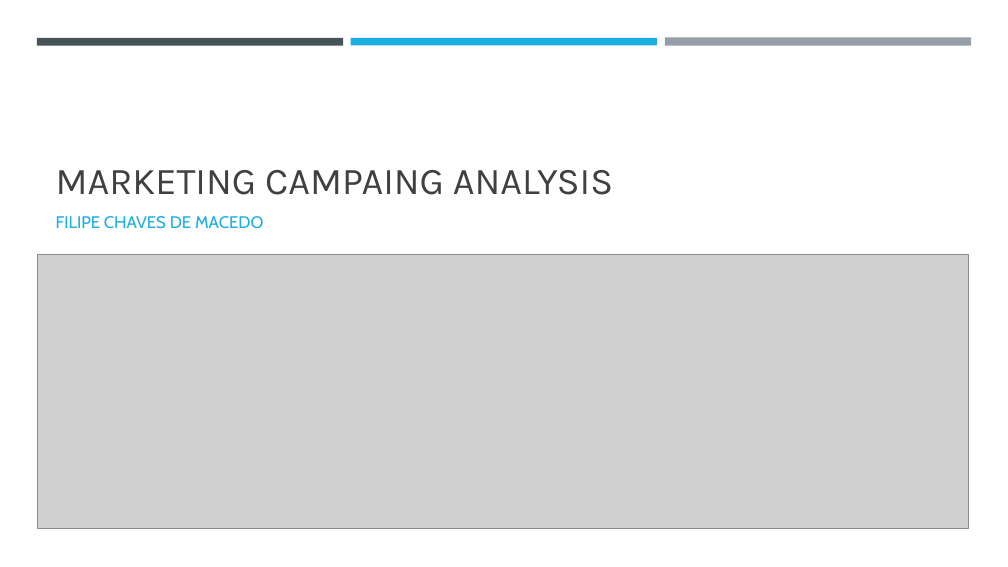
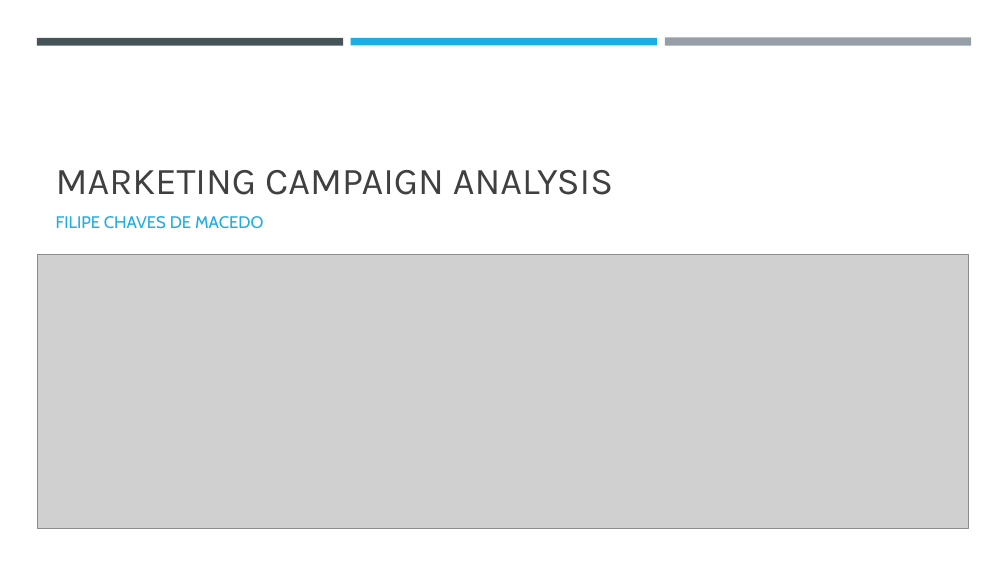
Before and after one commit to fpmacedo/ifood_data_analyst_test, a slide deck: slide 1 of iFood Data Business Analyst Case.pptx. Drawn at 1008x567 pixels with LibreOffice and Linux fonts; fonts in the diff are those of the drawing; grey boxes stand for pictures. Boxes give left, top, right and bottom in pixels: in the first picture for what was removed or moved away, otherwise in the second. Text is boxed around its words. In the diff, an @@ line names an element or a change of style, - is before the commit and + after.

```diff
--- a/iFood Data Business Analyst Case.pptx
+++ b/iFood Data Business Analyst Case.pptx
@@ title at [56, 170, 613, 195]: text changed @@
-MARKETING CAMPAING ANALYSIS
+MARKETING CAMPAIGN ANALYSIS
```
Also in this commit, not shown: 2 other slides changed, 1 other file.
